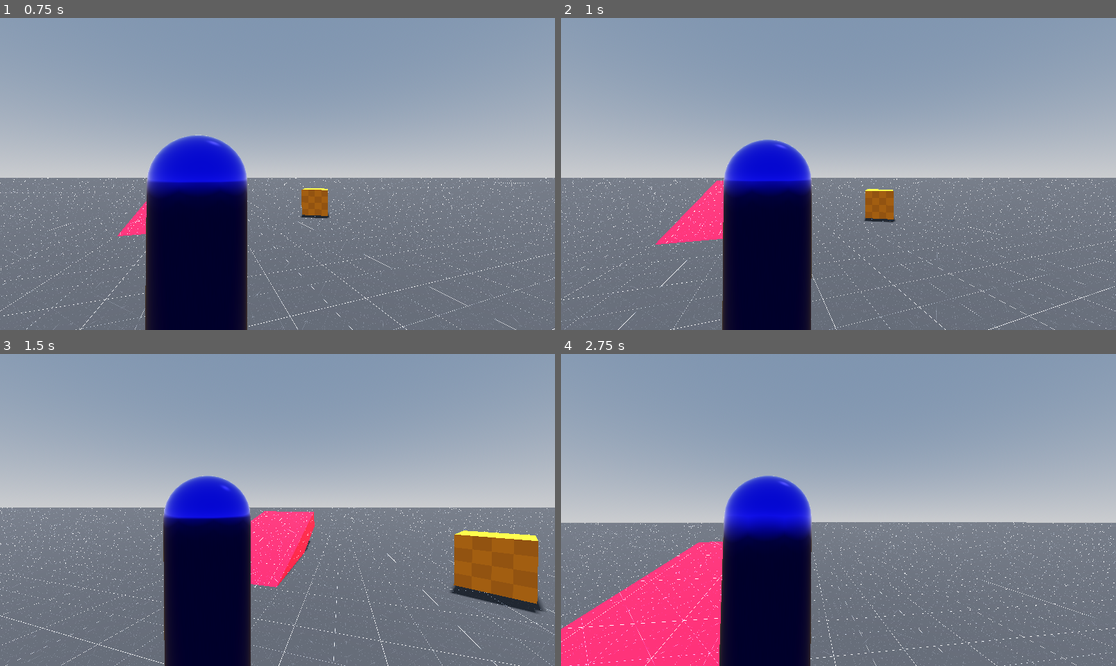
Above: before the commit, frames 1-4 (two rows, left to right).
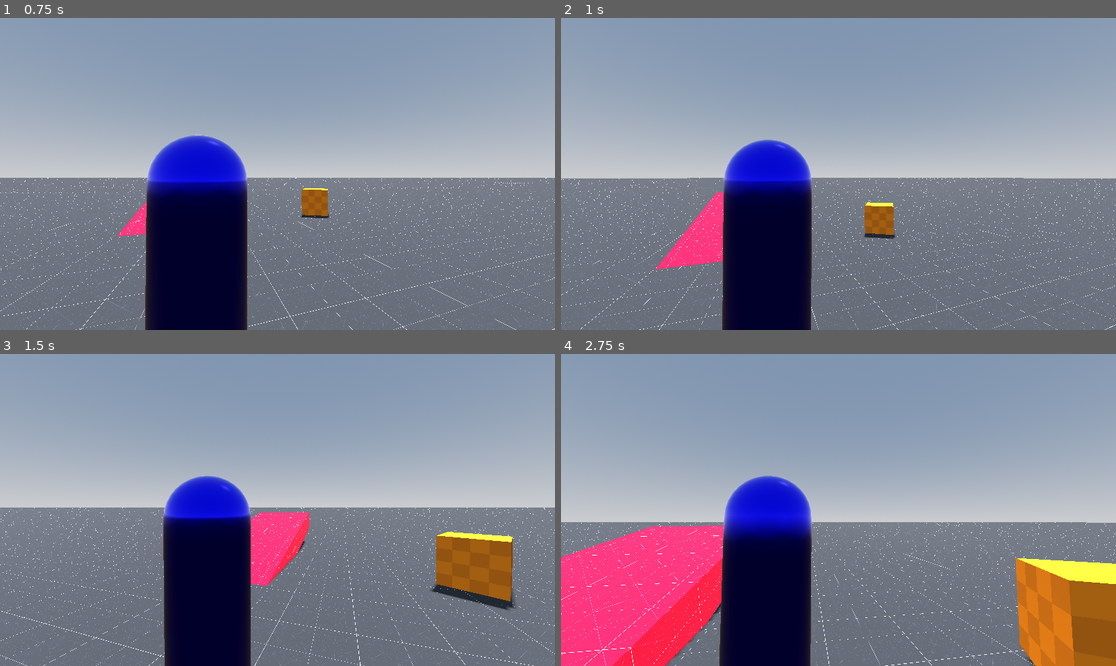
Above: after the commit, the same moments.

Repository: Mario-Florio/godot-third-person-controller
Game: Godot game, scene res://scenes/Test.tscn
Two runs of this game, one before a commit and one after it. Both use one fixed random seed, a clock stepped at 60 frames per second and the inputs below. The project has no main scene, so this scene is started directly.
Inputs (mouse positions are in pixels of both pictures, inside the frame that each line leads up to):
- Up to frame 1 (0.75 s): move the mouse to (305, 174) at 0.52 s; hold W (forward) from 0.53 s (still down); right-click (305, 174) at 0.6 s
- Up to frame 2 (1 s): keep holding W (forward); tap Space (jump) at 0.77 s
- Up to frame 3 (1.5 s): keep holding W (forward); move the mouse to (249, 510) at 1.27 s; tap Tab (swap_shoulder) at 1.35 s
- Up to frame 4 (2.75 s): keep holding W (forward); tap Space (jump) at 1.52 s; move the mouse to (849, 503) at 2.02 s; right-click (849, 503) at 2.1 s

Frame 1 is identical in both runs. In frame 2, 4.6% of the frame differs, in the area x 0-100%, y 51-100%; in frame 3, 5.4%; in frame 4, 15%, in the area x 0-100%, y 53-100%.
Error before the commit: Assertion failed: Property does not exist on map (res://scripts/Intermediaries/ReadOnlyMap.gd:19)

Commit message:
Add vertical motion realization

Diff:
--- a/src/scripts/Config/MotionConfig.gd
+++ b/src/scripts/Config/MotionConfig.gd
@@ -26,9 +26,11 @@
 
 # Constants
 @export_group("Constants")
-@export var MAX_HORIZONTAL_SPEED := 4.50
+@export var MAX_HORIZONTAL_SPEED          := 4.50
+@export var MAX_VERTICAL_IMPULSE_VELOCITY := 3.50
 
 # Rules
 @export_group("Rules")
 @export var HORIZONTAL_AIRBORNE_INTENT_ALLOWED := false
 @export var ROTATIONAL_AIRBORNE_INTENT_ALLOWED := false
+@export var VERTICAL_AIRBORNE_IMPULSE_ALLOWED  := false
--- a/src/scripts/DomainControllers/MotionAuthority/InvariantEnforcer.gd
+++ b/src/scripts/DomainControllers/MotionAuthority/InvariantEnforcer.gd
@@ -10,5 +10,3 @@
 	# Apply non-negotiable invariants
 	if _motionState.curr_motion_state == MotionAuthority.MotionState.AIRBORNE:
 		_motionState.motionTarget.velocity += _motionState.motionTarget.get_gravity() * delta
-
-	_motionState.motionTarget.apply_floor_snap()
--- a/src/scripts/DomainControllers/MotionAuthority/MotionAuthority.gd
+++ b/src/scripts/DomainControllers/MotionAuthority/MotionAuthority.gd
@@ -17,10 +17,13 @@
 	## Currently accepted Rotational Proposal.
 	## Ephemeral; must be reset every frame.
 	var rotationalProposal: MotionProposal.Rotational
+	## Currently accepted Vertical Proposal.
+	## Ephemeral; must be reset every frame.
+	var verticalProposal: MotionProposal.Vertical
 
 	# Physical Actor State
-	var curr_motion_state := MotionState.STILL
-	var last_position     := Vector3.ZERO
+	var curr_motion_state         := MotionState.STILL
+	var last_position             := Vector3.ZERO
 
 	func _init(_config: MotionConfig, _motionTarget: CharacterBody3D) -> void:
 		config = _config
@@ -66,6 +69,7 @@
 	# Discard Proposals (from previous frame)
 	_motionState.horizontalProposal = null
 	_motionState.rotationalProposal = null
+	_motionState.verticalProposal = null
 
 	# Update last_position
 	_motionState.last_position = _motionState.motionTarget.global_position
--- a/src/scripts/DomainControllers/MotionAuthority/MotionResolver.gd
+++ b/src/scripts/DomainControllers/MotionAuthority/MotionResolver.gd
@@ -13,6 +13,7 @@
 func resolve(delta: float) -> void:
 	_resolve_horizontal(delta)
 	_resolve_rotational()
+	_resolve_vertical()
 
 # Utils
 func _accel_rate() -> float:
@@ -51,6 +52,18 @@
 		_:
 			assert(false, "Rotational Proposal mismatch [MotionResolver._resolve_rotational]")
 
+func _resolve_vertical() -> void:
+	var verticalProposal: MotionProposal.Vertical = _motionState.verticalProposal
+	if verticalProposal == null: return
+
+	match verticalProposal.application:
+		ForceApplication.IMPULSE:
+			_vertical_impulse(verticalProposal.magnitude)
+		ForceApplication.CONTINUOUS:
+			pass
+		_:
+			assert(false, "Vertical Proposal mismatch [MotionResolver._resolve_vertical]")
+
 func _horizontal_continuous(delta: float, magnitude: float, planar_vector: Vector2) -> void:
 	# Apply CONTINUOUS force to horizontal velocity at turn rate
 	var motionTarget := _motionState.motionTarget
@@ -86,3 +99,6 @@
 	current_yaw += delta * _rotational_weight()
 
 	_motionState.motionTarget.rotation.y = current_yaw
+
+func _vertical_impulse(magnitude: float) -> void:
+	_motionState.motionTarget.velocity.y += (magnitude * _motionState.config.MAX_VERTICAL_IMPULSE_VELOCITY)
--- a/src/scripts/DomainControllers/MotionAuthority/ProposalReviewer.gd
+++ b/src/scripts/DomainControllers/MotionAuthority/ProposalReviewer.gd
@@ -8,6 +8,7 @@
 # Rules
 var HORIZONTAL_AIRBORNE_INTENT_ALLOWED := false
 var ROTATIONAL_AIRBORNE_INTENT_ALLOWED := false
+var VERTICAL_AIRBORNE_IMPULSE_ALLOWED  := false
 
 var _motionState: MotionAuthority.State
 
@@ -15,6 +16,7 @@
 	_motionState = motionState
 	HORIZONTAL_AIRBORNE_INTENT_ALLOWED = _motionState.config.HORIZONTAL_AIRBORNE_INTENT_ALLOWED
 	ROTATIONAL_AIRBORNE_INTENT_ALLOWED = _motionState.config.ROTATIONAL_AIRBORNE_INTENT_ALLOWED
+	VERTICAL_AIRBORNE_IMPULSE_ALLOWED = _motionState.config.VERTICAL_AIRBORNE_IMPULSE_ALLOWED
 
 func review(proposals: Array[MotionProposal]) -> void:
 	for proposal in proposals:
@@ -39,3 +41,15 @@
 		(_motionState.curr_motion_state == MotionState.AIRBORNE)): return
 
 	_motionState.rotationalProposal = proposal
+
+func review_vertical(proposal: MotionProposal.Vertical) -> void: # Called through double-dispatch via the MotionProposal
+	# REJECTED: Highest priority (lowest value) always wins
+	if ((_motionState.verticalProposal != null) and
+		(_motionState.verticalProposal.priority < proposal.priority)): return
+
+	# Apply rule: Vertical Impulse allowed while Airborne
+	if ((_motionState.curr_motion_state == MotionState.AIRBORNE) and
+		(proposal.application == ForceApplication.IMPULSE) and
+		(!VERTICAL_AIRBORNE_IMPULSE_ALLOWED)): return
+
+	_motionState.verticalProposal = proposal
--- a/src/scripts/Intermediaries/ProposalFactory.gd
+++ b/src/scripts/Intermediaries/ProposalFactory.gd
@@ -6,6 +6,7 @@
 const ForceApplication  := MotionAuthority.ForceApplication
 const HorizontalIntent  := MotionIntent.Horizontal
 const RotationalIntent  := MotionIntent.Rotational
+const VerticalIntent    := MotionIntent.Vertical
 
 func provideMotionProposals(motionIntents: ReadOnlyArray) -> Array[MotionProposal]:
 	var proposals: Array[MotionProposal]
@@ -30,6 +31,13 @@
 				intent.read("direction")
 			))
 
+		elif intent.unwrap() is VerticalIntent:
+			proposals.append(MotionProposal.Vertical.new(
+				intent.read("priority"),
+				application,
+				intent.read("magnitude")
+			))
+
 		else: # intent is Rotational
 			proposals.append(MotionProposal.Rotational.new(
 				intent.read("priority"),
--- a/src/scripts/PipelineArtifacts/MotionProposal.gd
+++ b/src/scripts/PipelineArtifacts/MotionProposal.gd
@@ -41,3 +41,7 @@
 
 	func submit(proposalAuthority: ProposalReviewer) -> void:
 		proposalAuthority.review_rotational(self)
+
+class Vertical extends MotionProposal:
+	func submit(proposalAuthority: ProposalReviewer) -> void:
+		proposalAuthority.review_vertical(self)
